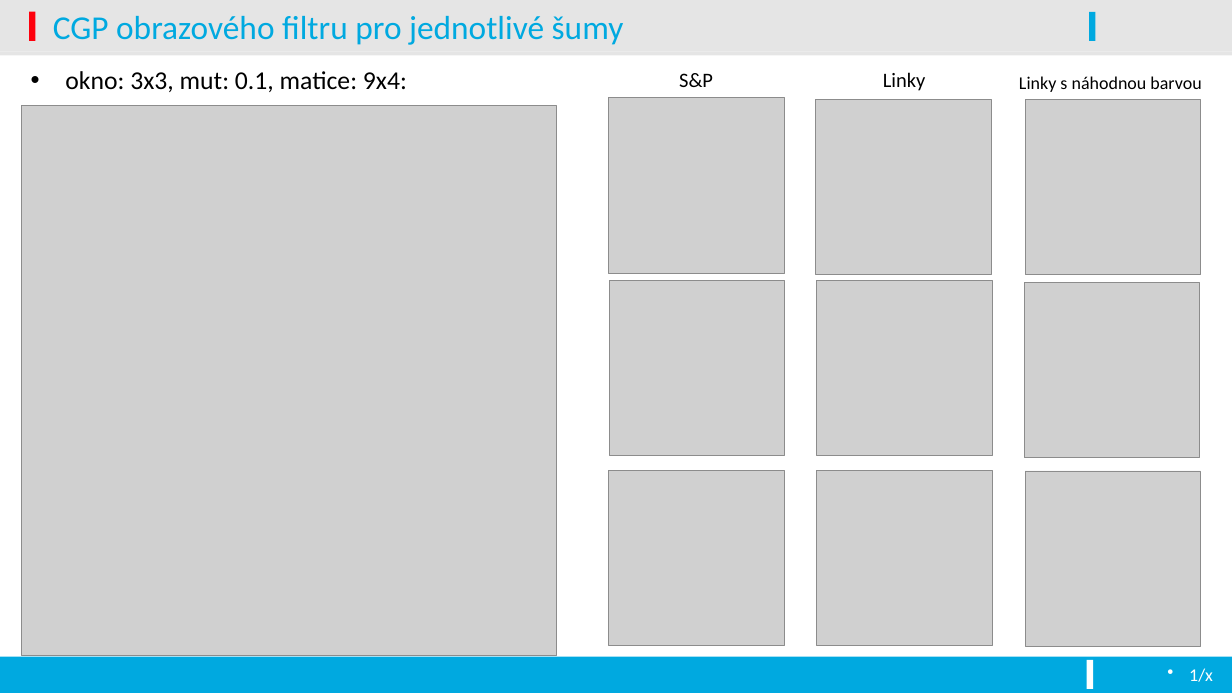
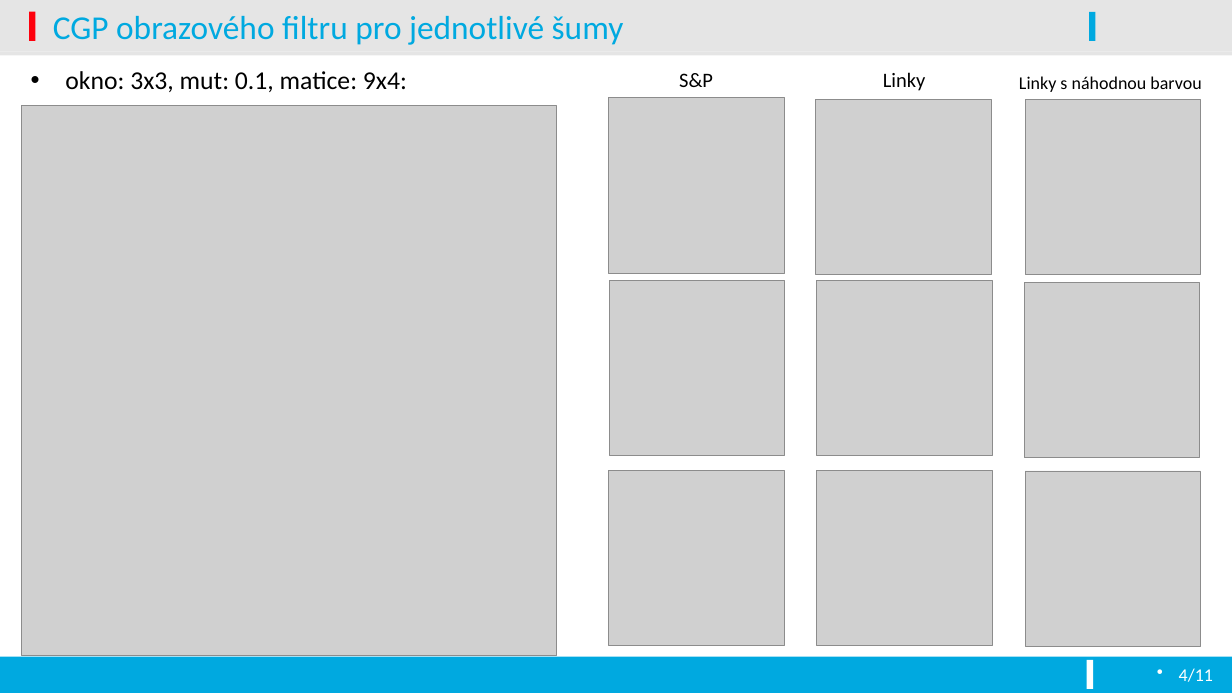
Before and after one commit to vojone/EVO, a slide deck: slide 5 of prezentace.pptx. Drawn at 1232x693 pixels with LibreOffice and Linux fonts; fonts in the diff are those of the drawing; grey boxes stand for pictures; background and template pictures are left out. Boxes give left, top, right and bottom in pixels: in the first picture for what was removed or moved away, otherwise in the second. Text is boxed around its words. In the diff, an @@ line names an element or a change of style, - is before the commit and + after.

```diff
--- a/prezentace.pptx
+++ b/prezentace.pptx
@@ text at box(1179, 668, 1213, 682): text changed @@
-1/x
+4/11
```
Also in this commit, not shown: 8 other slides changed, 2 slides added, 1 slide removed.
